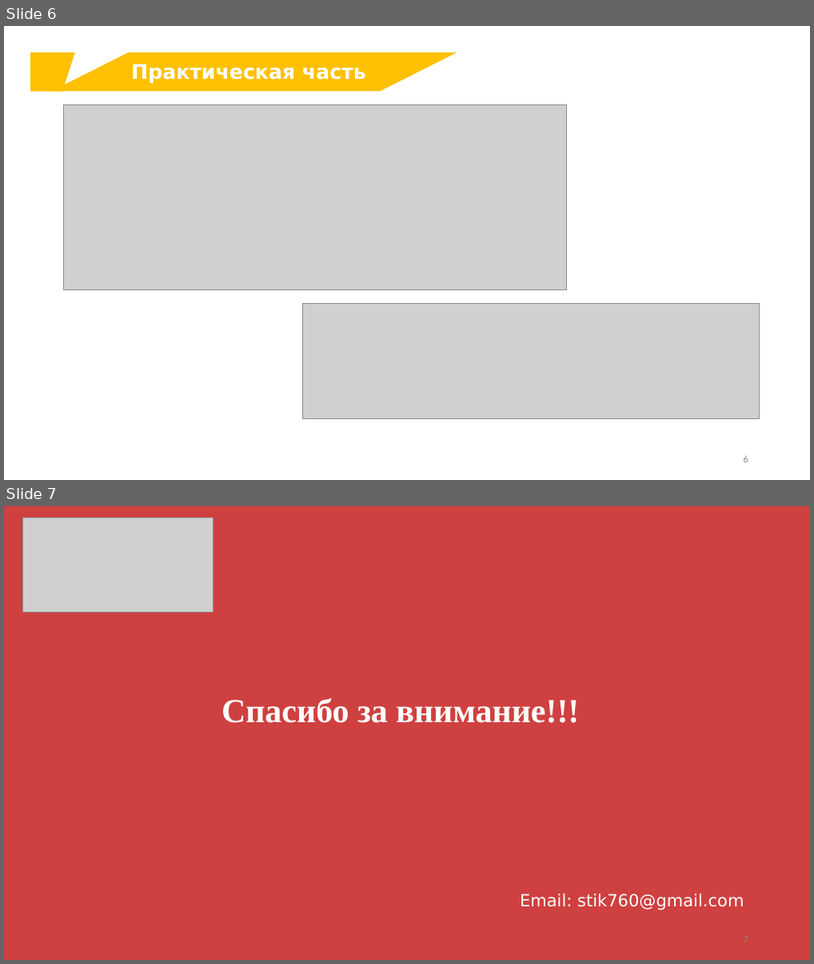
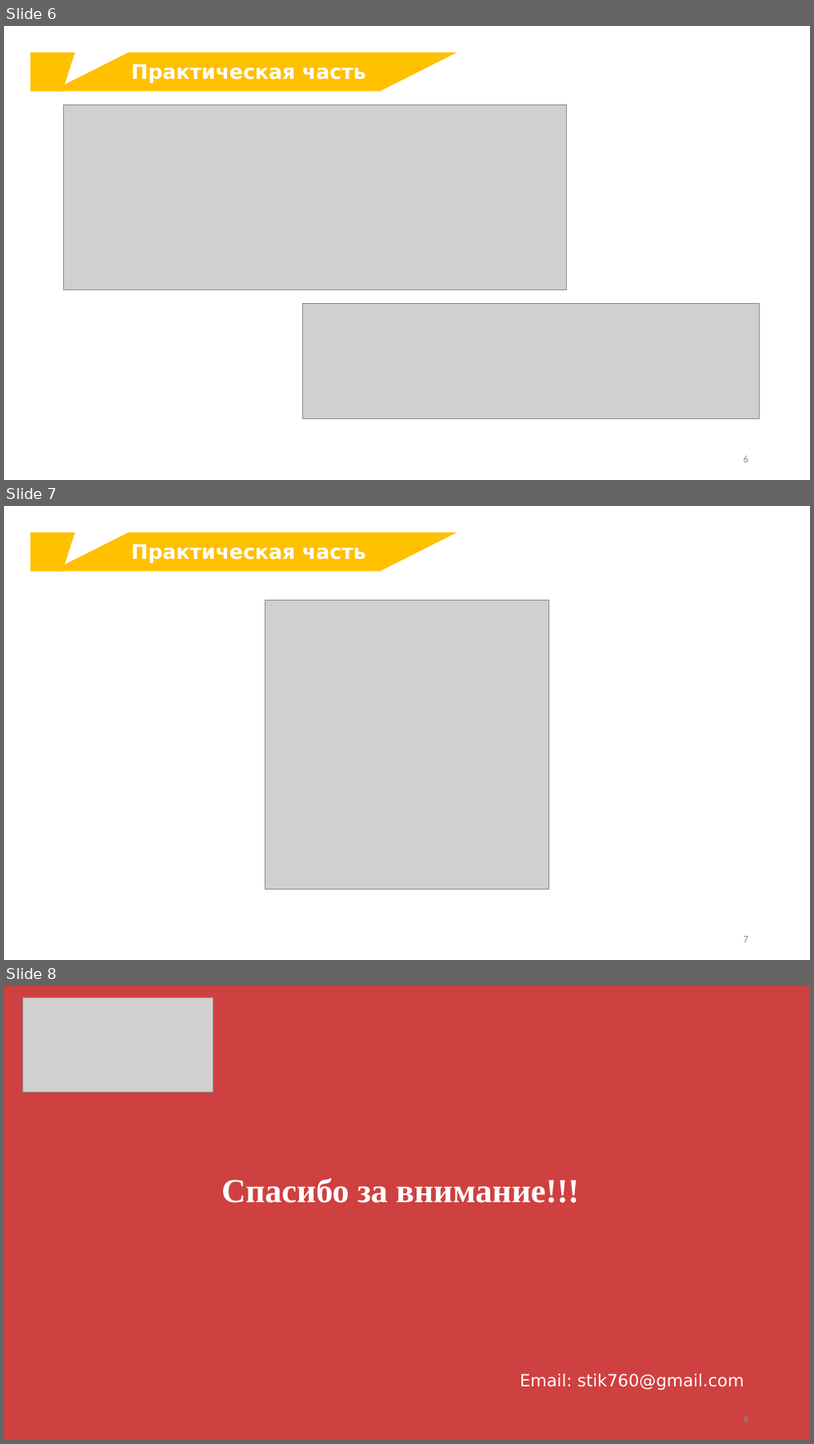
Before and after one commit to Slowbag/Diplom, a slide deck: docs/ЮБВ.pptx. Shown one above the other, each under a label of ours: slides 6 and 7 before the commit, slides 6, 7 and 8 after it. The pictures are 814x964 and 814x1444 pixels, drawn with LibreOffice and Linux fonts; fonts in the diff are those of the drawing; grey boxes stand for pictures. Boxes give left, top, right and bottom in pixels: in the first picture for what was removed or moved away, otherwise in the second. Text is boxed around its words. In the diff, an @@ line names an element or a change of style, - is before the commit and + after.

```diff
--- a/docs/ЮБВ.pptx
+++ b/docs/ЮБВ.pptx
@@ slide 7 added at (4,506,810,960), background #FFFFFF @@
@@ rectangle added at (30,532,64,572), fill #FFC000 @@
@@ parallelogram added at (30,532,74,572), fill #FFC000 @@
@@ parallelogram added at (52,532,457,572), fill #FFC000, 24 pt, text #FFFFFF, bold @@
+Практическая часть
@@ picture added at (266,600,550,889) @@
@@ page number added at (744,936,749,942), 12 pt, text #8C8C8C @@
+7
@@ what was slide 7 is now slide 8 @@
```
Also in this commit, not shown: 1 slide changed.
